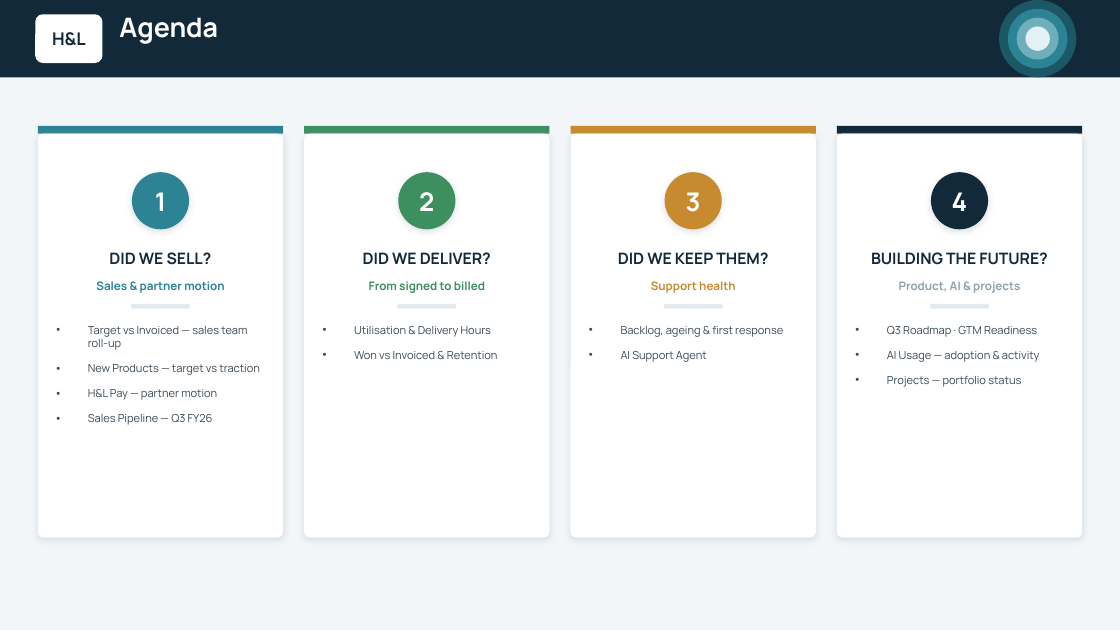
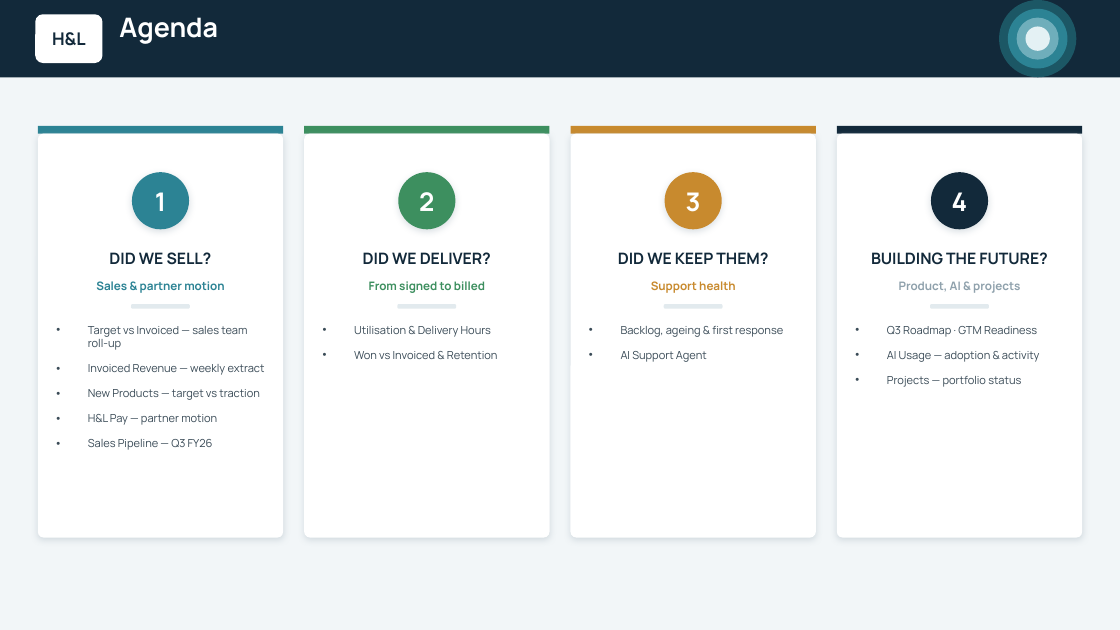
Before and after one commit to ihorner-hl/leadership-reporting, a slide deck: slide 2 of exec-deck/output/H&L Weekly Update - WC 14 Sep 2026.pptx. Drawn at 1120x630 pixels with LibreOffice and Linux fonts; fonts in the diff are those of the drawing. Boxes give left, top, right and bottom in pixels: in the first picture for what was removed or moved away, otherwise in the second. Text is boxed around its words. In the diff, an @@ line names an element or a change of style, - is before the commit and + after.

```diff
--- a/exec-deck/output/H&L Weekly Update - WC 14 Sep 2026.pptx
+++ b/exec-deck/output/H&L Weekly Update - WC 14 Sep 2026.pptx
@@ text at <box>88,364,265,375</box>: paragraph added @@
+• Invoiced Revenue — weekly extract
```
Also in this commit, not shown: 7 other slides changed, 1 slide added, 2 other files.
